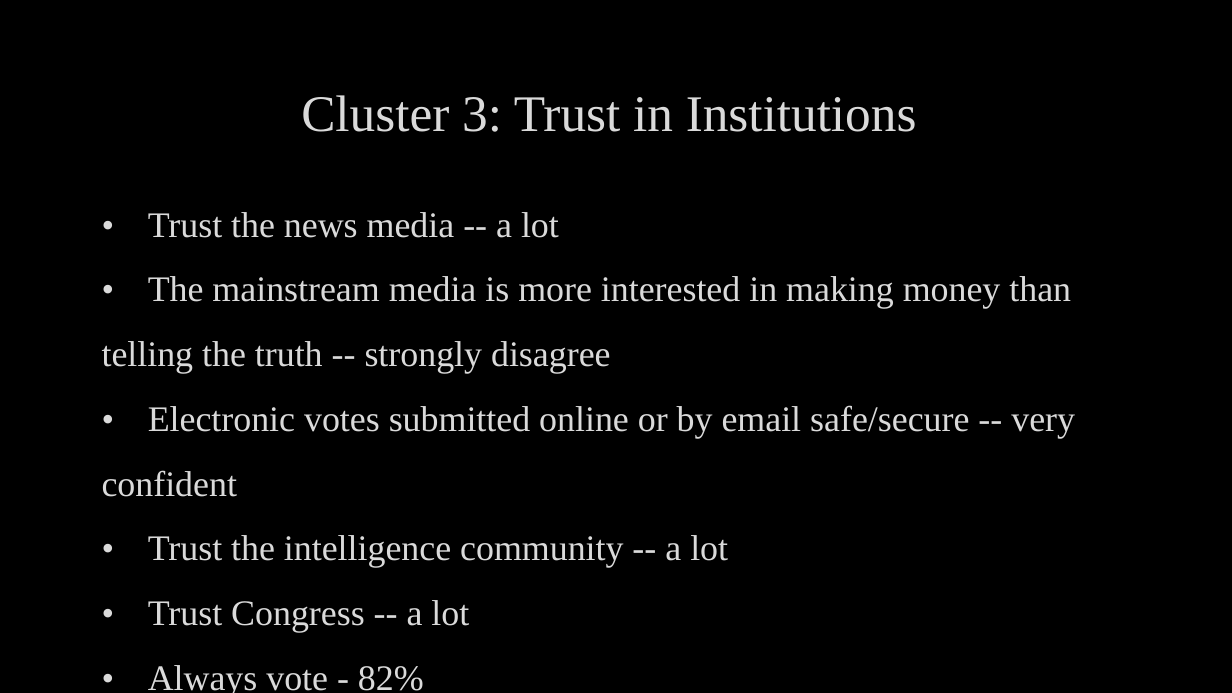
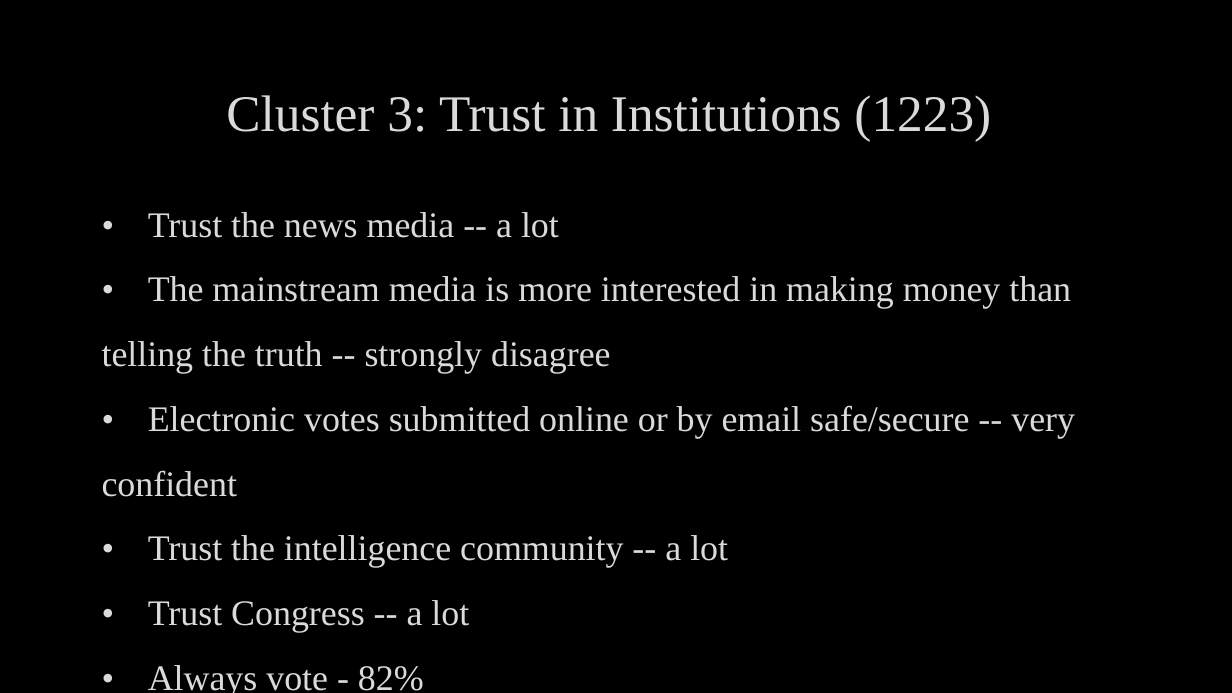
Before and after one commit to drewb8419/nonvoters, a slide deck: slide 16 of Final_Report/Capstone_nonvoters_presentation.pptx (slide 12 before the commit). Drawn at 1232x693 pixels with LibreOffice and Linux fonts; fonts in the diff are those of the drawing; background and template pictures are left out. Boxes give left, top, right and bottom in pixels: in the first picture for what was removed or moved away, otherwise in the second. Text is boxed around its words. In the diff, an @@ line names an element or a change of style, - is before the commit and + after.

```diff
--- a/Final_Report/Capstone_nonvoters_presentation.pptx
+++ b/Final_Report/Capstone_nonvoters_presentation.pptx
@@ title at (226,95,991,141): text changed @@
-Cluster 3: Trust in Institutions
+Cluster 3: Trust in Institutions (1223)
```
Also in this commit, not shown: 8 other slides changed, 9 slides added, 2 slides removed.
